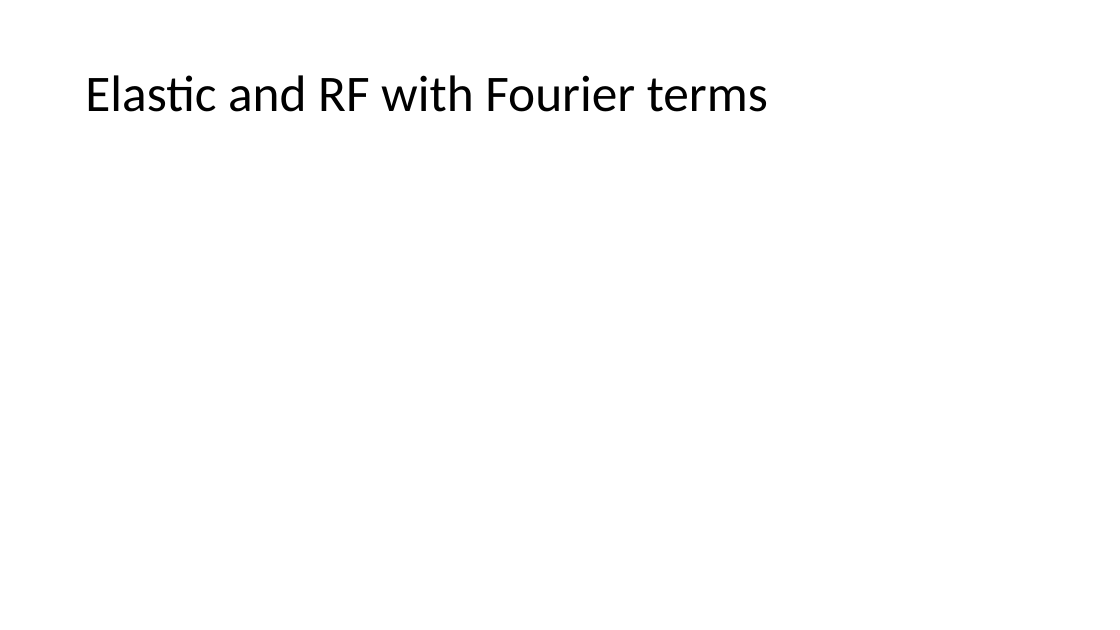
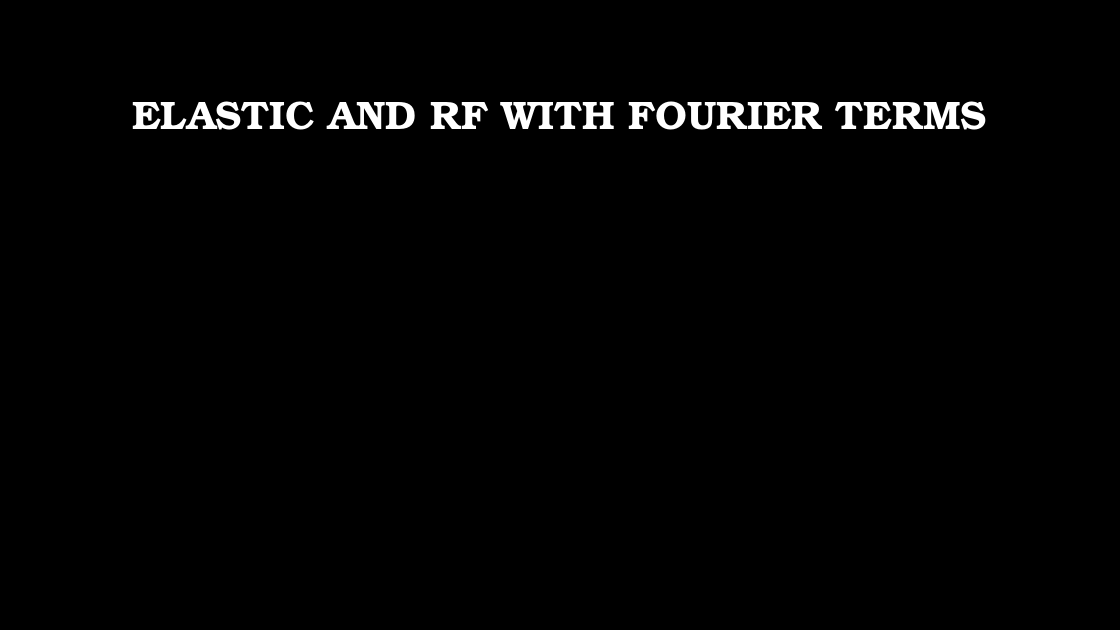
Before and after one commit to pratha19/Hourly_Energy_Consumption_Prediction, a slide deck: slide 15 of Capstone1_SDGE_ML.pptx (slide 12 before the commit). Drawn at 1120x630 pixels with LibreOffice and Linux fonts; fonts in the diff are those of the drawing; background and template pictures are left out. Boxes give left, top, right and bottom in pixels: in the first picture for what was removed or moved away, otherwise in the second. Text is boxed around its words. In the diff, an @@ line names an element or a change of style, - is before the commit and + after.

```diff
--- a/Capstone1_SDGE_ML.pptx
+++ b/Capstone1_SDGE_ML.pptx
@@ background #FFFFFF to picture (left out) @@
@@ title at [132, 101, 987, 130]: text changed; size 44 to 34 pt; font Calibri to TeX Gyre Bonum; text colour #000000 to #FFFFFF; bold on @@
-Elastic and RF with Fourier terms
+ELASTIC AND RF WITH FOURIER TERMS
```
Also in this commit, not shown: 11 other slides changed, 6 slides added, 3 slides removed, 1 other file.
